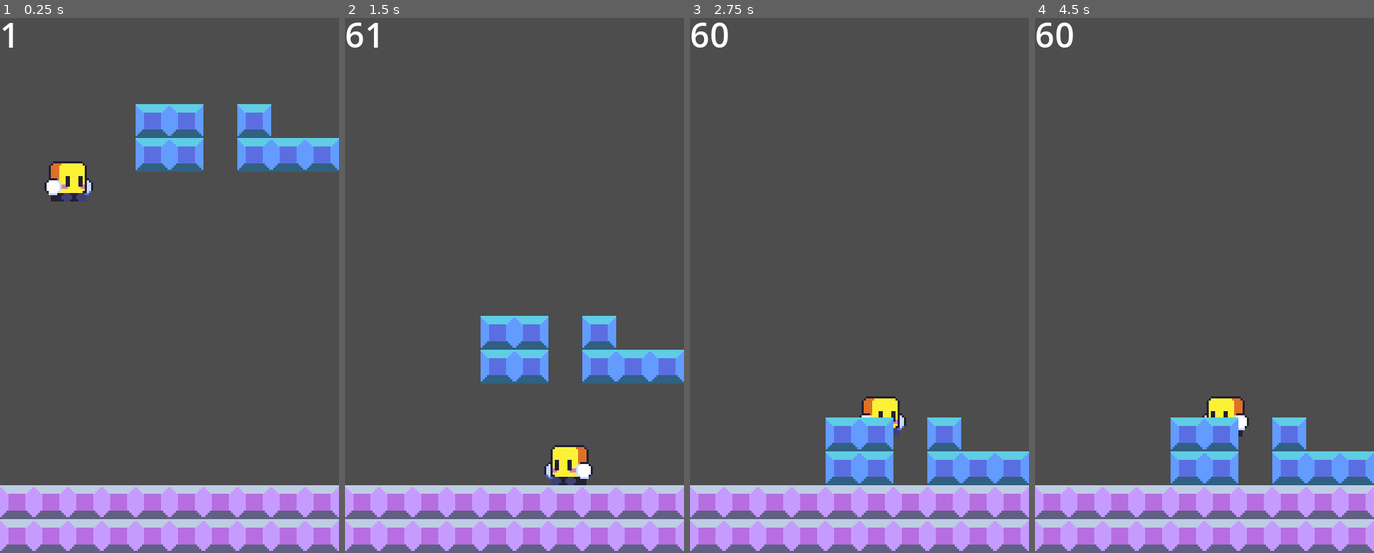
Above: before the commit, frames 1-4 (left to right).
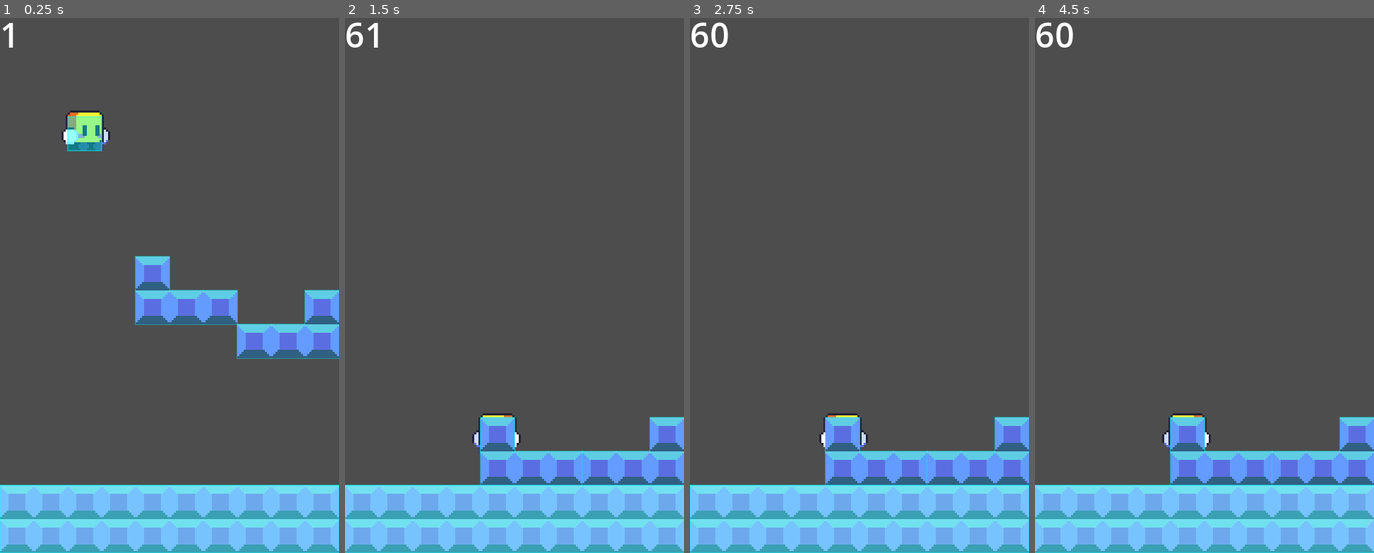
Above: after the commit, the same moments.

Repository: byd14/tetro
Game: Godot game, scene res://WORLD.tscn
Two runs of this game, one before a commit and one after it. Both use one fixed random seed, a clock stepped at 60 frames per second and the inputs below.
Inputs (mouse positions are in pixels of both pictures, inside the frame that each line leads up to):
- Up to frame 1 (0.25 s): no input
- Up to frame 2 (1.5 s): move the mouse to (589, 253) at 0.52 s; press the mouse at (589, 253) at 0.53 s; hold D (input_right) 0.53-1.28 s; tap W (input_jump) at 0.77 s; tap Q (input_test) at 0.8, 1.35 s; move the mouse to (446, 306) at 1.27 s; release the mouse at (446, 306) at 1.28 s; hold A (input_left) from 1.28 s (still down)
- Up to frame 3 (2.75 s): tap W (input_jump) at 1.52 s; tap E (input_test2, bound only after the commit) at 1.55, 2.1 s; move the mouse to (893, 162) at 2.02 s; release A (input_left) at 2.03 s; press the mouse at (893, 162) at 2.03 s; hold D (input_right) from 2.03 s (still down)
- Up to frame 4 (4.5 s): tap Enter at 2.75, 4.25 s; move the mouse to (1187, 392) at 2.77 s; release the mouse at (1187, 392) at 2.78 s; click (1187, 392) at 2.85 s; tap W (input_jump) at 3.02, 3.77 s; tap Q (input_test) at 3.05, 3.6 s; tap Space at 3.5 s; move the mouse to (1306, 365) at 3.52 s; release D (input_right) at 3.53 s; hold A (input_left) from 3.53 s (still down); tap E (input_test2, bound only after the commit) at 3.8, 4.35 s; move the mouse to (1102, 199) at 4.27 s

The runs differ from the first frame. In frame 1, 25% of the frame differs, in the area x 0-100%, y 16-100%; in frame 2, 23%; in frame 3, 16%; in frame 4, 16%.

Commit message:
block rotation and throw, thinking of replacing throw with hold-place

Diff:
--- a/CORE/CollisionShape.gd
+++ b/CORE/CollisionShape.gd
@@ -20,14 +20,14 @@
 		add_to_group(ObjectType)
 
 func _draw():
-	if Engine.is_editor_hint():
+	#if Engine.is_editor_hint():
 		for box in Shape:
 			draw_rect(box, DebugColor)
 			draw_rect(box, DebugColor, false, 0.5)
 
 # Called every frame. 'delta' is the elapsed time since the previous frame.
 func _process(_delta):
-	if Engine.is_editor_hint():
+	#if Engine.is_editor_hint():
 		queue_redraw()
 
 func get_box_world(box : Rect2i, offset : Vector2i = Vector2i.ZERO) -> Rect2i:
--- a/WORLD.tscn
+++ b/WORLD.tscn
@@ -5,8 +5,8 @@
 [ext_resource type="TileSet" uid="uid://8nfqxvp5n2lp" path="res://assets/simple_tset.tres" id="3_m2tar"]
 [ext_resource type="PackedScene" uid="uid://brvsnl1t8t25d" path="res://tetro/tetro.tscn" id="4_da0lx"]
 [ext_resource type="PackedScene" uid="uid://cg7dmiiweeaqs" path="res://CORE/CollisionRect.tscn" id="5_2c557"]
-[ext_resource type="PackedScene" uid="uid://cx0pomk5jmxbu" path="res://blocks/block_O.tscn" id="6_tibkk"]
 [ext_resource type="PackedScene" uid="uid://b5uyd2tdfd02u" path="res://blocks/block_J.tscn" id="8_1dngh"]
+[ext_resource type="PackedScene" uid="uid://bnp6i6te7onus" path="res://blocks/block_L.tscn" id="9_j3vlb"]
 
 [node name="Node2D" type="Node2D"]
 
@@ -17,7 +17,7 @@
 metadata/_edit_use_anchors_ = true
 
 [node name="tetro" parent="." instance=ExtResource("4_da0lx")]
-position = Vector2(24, 32)
+position = Vector2(32, 8)
 
 [node name="layout" type="Node" parent="."]
 
@@ -33,8 +33,8 @@
 [node name="CollisionRect" parent="layout/CollisionShape" instance=ExtResource("5_2c557")]
 Rect = Rect2i(0, 0, 160, 32)
 
-[node name="block" parent="." instance=ExtResource("6_tibkk")]
-position = Vector2(80, 40)
+[node name="block2" parent="." instance=ExtResource("8_1dngh")]
+position = Vector2(88, 120)
 
-[node name="block2" parent="." instance=ExtResource("8_1dngh")]
-position = Vector2(136, 48)
+[node name="block6" parent="." instance=ExtResource("9_j3vlb")]
+position = Vector2(136, 136)
--- a/blocks/block.gd
+++ b/blocks/block.gd
@@ -2,18 +2,19 @@
 class_name Block
 extends Actor
 
-enum BLK_State {FALL, REST, FREEZE, FOLLOW}
+enum BLK_State {FALL, REST, FREEZE, FOLLOW, THROW}
 var state : BLK_State = BLK_State.FALL
 
 const FALL_SPEED : int = 80
 const FOLLOW_CONTRACTION : int = 15
+const THROW_FRICTION : int = 100
 
 @onready var image_origin : Node2D = $image_origin
 
 var BlockTexture : Texture2D = preload("res://assets/block.png")
 var BoxSpriteDict : Dictionary
-var reshape_queued : bool = false
 var carry : Actor = null
+var target_rotation : float = 0
 
 # Called when the node enters the scene tree for the first time.
 func _ready():
@@ -34,10 +35,17 @@
 				if BACKYARD.collision_check(Collision, Collision.Overlaps, Vector2.DOWN):
 					sleep()
 				else:
-					collision_move(velocity, delta)
+					velocity *= collision_move(velocity, delta)
 			BLK_State.FOLLOW:
+					image_origin.global_rotation = lerp_angle(image_origin.global_rotation, deg_to_rad(target_rotation), delta * 16)
 					velocity = ((carry.global_position + Vector2(8, -24)) - global_position) * FOLLOW_CONTRACTION
 					velocity *= collision_move(velocity, delta)
+			BLK_State.THROW:
+					if velocity.length() > 6:
+						velocity = velocity.move_toward(Vector2.ZERO, THROW_FRICTION * delta)
+						collision_move(velocity, delta)
+					else:
+						pass
 			BLK_State.REST:
 				if Collision.Shape.is_empty():
 					queue_free()
@@ -72,3 +80,17 @@
 	platform = false
 	velocity = Vector2.ZERO
 	state = BLK_State.FOLLOW
+
+func rotate_block(clockwise : bool = true):
+	for box in Collision.Shape:
+		var new_box : Rect2i = box
+		if !clockwise:
+			new_box.position.x = box.position.y
+			new_box.position.y = box.position.x * -1 - 16
+		else:
+			new_box.position.y = box.position.x
+			new_box.position.x = box.position.y * -1 - 16
+		Collision.Shape[Collision.Shape.find(box)] = new_box
+	target_rotation += 90 * (int(clockwise) * 2 - 1)
+	if BACKYARD.collision_check(Collision, Collision.Overlaps):
+		rotate_block(!clockwise)
--- a/project.godot
+++ b/project.godot
@@ -50,6 +50,11 @@
 "events": [Object(InputEventKey,"resource_local_to_scene":false,"resource_name":"","device":-1,"window_id":0,"alt_pressed":false,"shift_pressed":false,"ctrl_pressed":false,"meta_pressed":false,"pressed":false,"keycode":0,"physical_keycode":81,"key_label":0,"unicode":113,"echo":false,"script":null)
 ]
 }
+input_test2={
+"deadzone": 0.5,
+"events": [Object(InputEventKey,"resource_local_to_scene":false,"resource_name":"","device":-1,"window_id":0,"alt_pressed":false,"shift_pressed":false,"ctrl_pressed":false,"meta_pressed":false,"pressed":false,"keycode":0,"physical_keycode":69,"key_label":0,"unicode":101,"echo":false,"script":null)
+]
+}
 input_action={
 "deadzone": 0.5,
 "events": [Object(InputEventMouseButton,"resource_local_to_scene":false,"resource_name":"","device":-1,"window_id":0,"a …(239 unchanged characters)…
--- a/tetro/tetro.gd
+++ b/tetro/tetro.gd
@@ -18,9 +18,11 @@
 var is_grounded : bool
 var target : Vector2
 var block_load : Block = null
+var block_bag : Array[PackedScene]
 
 # Called when the node enters the scene tree for the first time.
 func _ready():
+	print(load(scene_file_path))
 	pass # Replace with function body.
 
 
@@ -36,9 +38,17 @@
 		is_grounded = false
 
 	if Input.is_action_just_pressed("input_test"):
-		pass
+		if block_load:
+			block_load.rotate_block(false)
+	if Input.is_action_just_pressed("input_test2"):
+		if block_load:
+			block_load.rotate_block(true)
+
 	if Input.is_action_just_pressed("input_action"):
-		hook(mouse_loc)
+		if block_load:
+			throw(mouse_loc)
+		else:
+			hook(mouse_loc)
 	if Input.is_action_just_pressed("input_jump"):
 		jump()
 	if Input.is_action_just_released("input_jump"):
@@ -53,9 +63,11 @@
 			velocity = (target - (global_position + Vector2(8, 8))) * HOOK_CONTRACTION
 			var reach = BACKYARD.collision_check(Collision, ["Block"], velocity.normalized() * 8)
 			if reach:
+				state = TTR_State.IDLE
 				block_load.freeze(false)
-				reach.get_parent().follow(self)
-				state = TTR_State.IDLE
+				if Input.is_action_pressed("input_action"):
+					block_load = reach.get_parent()
+					block_load.follow(self)
 
 	image.flip_h = target.x < global_position.x + 8
 
@@ -66,6 +78,7 @@
 
 func jump(strength : float = JUMP_VELOCITY):
 	if is_grounded && state == TTR_State.IDLE: velocity.y = strength
+
 func hook(point : Vector2):
 	var block = BACKYARD.collision_point(point)
 	if block:
@@ -78,3 +91,9 @@
 				block_load.freeze()
 				state = TTR_State.HOOK
 				target = BACKYARD.collision_ray(tetro_centre, point - tetro_centre, null, ["Block"], true)
+
+func throw(point : Vector2):
+	block_load.state = Block.BLK_State.THROW
+	block_load.velocity = (point - block_load.global_position) * 2
+	block_load.Collision.add_to_group(block_load.Collision.ObjectType)
+	block_load = null
